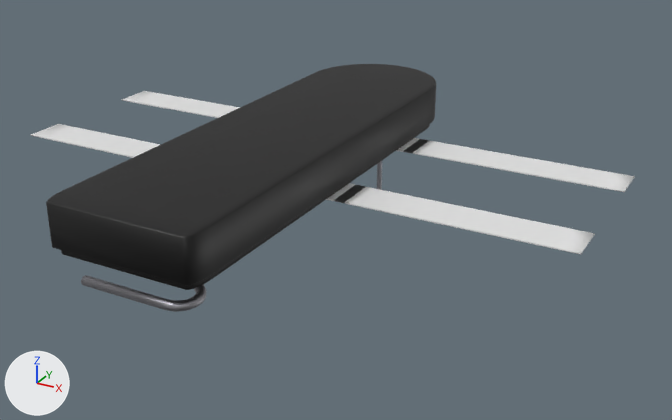
Renders of the FBX model VOT/Assets/heavy_arm_board.fbx from each side of a commit.
Camera for both pictures: a 50 mm lens placed at (0.77, -0.984, 0.413), pointed at (0.321, -0.168, 0.005). Arrows for +X, +Y and +Z are at lower left; the lights stay in place. Both versions are drawn at frame 12 of the action 'curved_pipe|hab_curved_pipe_anim'; the numbers are the values there. Vertices at the same position are counted once.

In view in the first picture: 'ball_hinge', 'curved_pipe', 'pad', 'pad_support', 'strap_1', 'strap_2'.
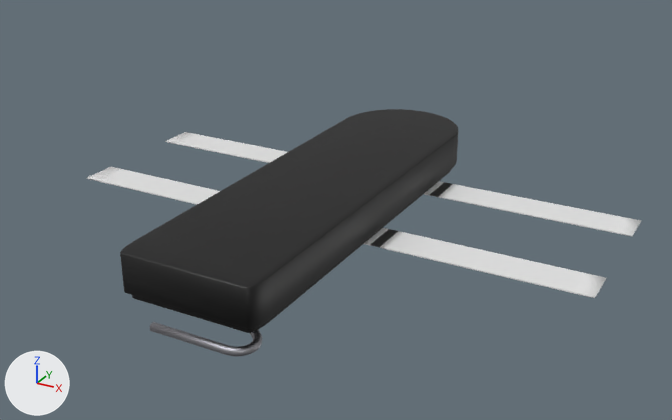
ob_heavy_arm_board_rotate is not drawn itself; it is the parent of ob_pad_support, ob_curved_pipe.

The change in detail:
me_curved_pipe has 1727 vertices, 1709 faces and spans x -7.1..17.7, y -1.0..1.0, z -2.3..0.0.
me_curved_pipe is used by ob_curved_pipe; parent ob_heavy_arm_board_rotate; location (-0.0236, -0.0284, 0.00306); rotation (1.532, 0.0, 1.571), in degrees (88, 0, 90); scale (0.005, 0.005, 0.22).
me_curved_pipe part 1: the whole mesh is scaled about the mesh origin by (-0.0045, 0.00449, -0.198).
Object 'pad_support' (ob_pad_support) moves from (-0.214, 0.0, 0.0182) to (0.0, 0.0164, 0.193).
Object 'pad_support' (ob_pad_support) turns from (0, 0, 0) to (-90, 90, 0) degrees about x, y and z.
Object 'pad_support' (ob_pad_support) is rescaled from (1.0, 1.0, 1.0) to (0.9, 0.9, 0.9).
Object 'ball_hinge' (ob_ball_hinge) is deleted.
Object 'curved_pipe' (ob_curved_pipe) is rescaled from (0.005, 0.005, 0.22) to (1.0, 1.0, 1.0).
Object 'curved_pipe' (ob_curved_pipe) moves from (-0.0236, -0.0284, 0.00306) to (0.0256, 0.00275, 0.0212).
Object 'curved_pipe' (ob_curved_pipe) turns from (88, 0, 90) to (-0.5, 0, 0) degrees about x, y and z.
In object 'heavy_arm_board_rotate' (ob_heavy_arm_board_rotate), parent is no longer ob_heavy_arm_board.
Object 'heavy_arm_board_rotate' (ob_heavy_arm_board_rotate) is rescaled from (0.9, 0.9, 0.9) to (1.0, 1.0, 1.0).
Object 'heavy_arm_board_rotate' (ob_heavy_arm_board_rotate) moves from (0.145, 0.0809, -0.000597) to (0.291, 0.0815, -0.0323).
Object 'heavy_arm_board_rotate' (ob_heavy_arm_board_rotate) turns from (-90, 90, 0) to (90, 0, 0) degrees about x, y and z.

Changed parts and their boxes [x1, y1, x2, y2] in the pictures (672 x 420 px):
'pad', moved, turned, rescaled
    before: [46, 64, 436, 285]
    after: [120, 109, 458, 329]
'strap_2', moved, turned, rescaled
    before: [31, 124, 595, 254]
    after: [87, 167, 607, 298]
'strap_1', moved, turned, rescaled
    before: [122, 91, 635, 192]
    after: [166, 132, 641, 236]
'curved_pipe', moved, turned, rescaled
    before: [81, 275, 207, 312]
    after: [150, 322, 262, 356]
'pad_support', moved, turned, rescaled
    before: [61, 124, 430, 290]
    after: [132, 169, 452, 333]
'ball_hinge', deleted
    before: [377, 161, 382, 190]
